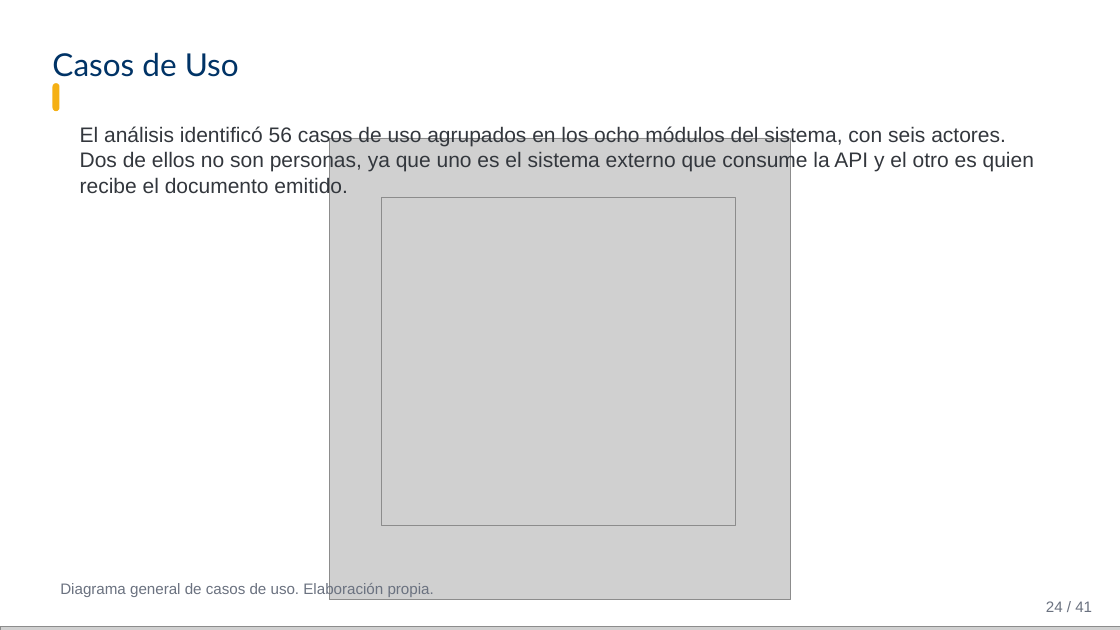
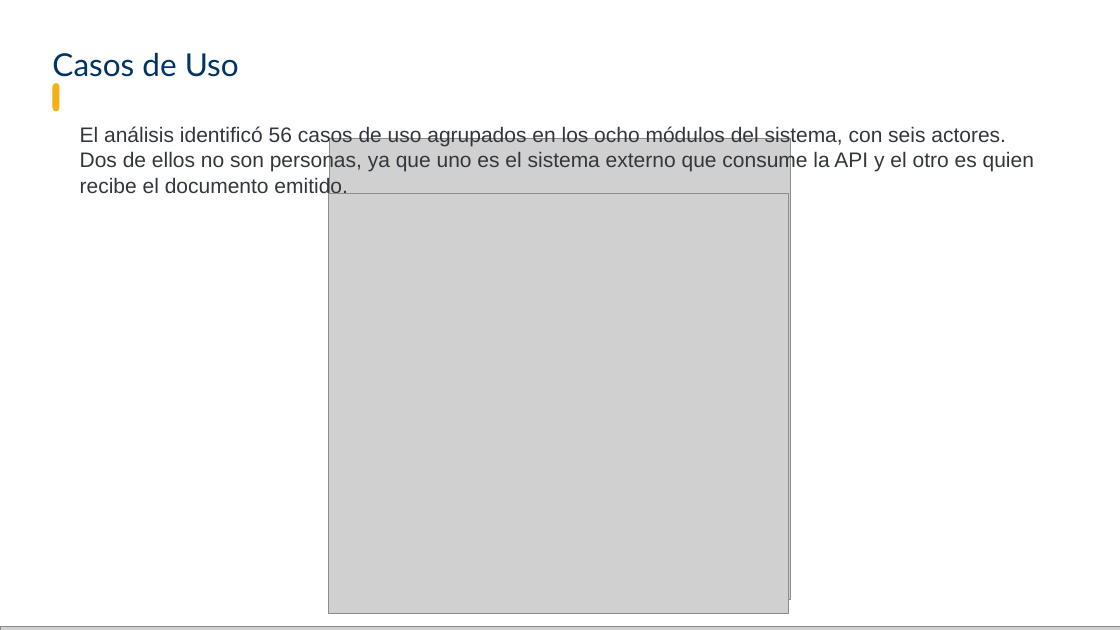
Before and after one commit to Brandonpyjv/Factugest, a slide deck: slide 26 of docs expo/carpeta exposicion/FactuGest - Sustentación.pptx (slide 24 before the commit). Drawn at 1120x630 pixels with LibreOffice and Linux fonts; fonts in the diff are those of the drawing; grey boxes stand for pictures; background and template pictures are left out. Boxes give left, top, right and bottom in pixels: in the first picture for what was removed or moved away, otherwise in the second. Text is boxed around its words. In the diff, an @@ line names an element or a change of style, - is before the commit and + after.

```diff
--- a/docs expo/carpeta exposicion/FactuGest - Sustentación.pptx
+++ b/docs expo/carpeta exposicion/FactuGest - Sustentación.pptx
@@ picture: place and size @@
-picture at (382,197,736,525)
+picture at (329,193,789,613)
@@ text removed at (60,582,434,598) @@
-Diagrama general de casos de uso. Elaboración propia.
@@ text removed at (1046,601,1092,612) @@
-24 / 41
```
Also in this commit, not shown: 35 other slides changed, 2 slides added, 5 slides removed, 10 other files.
